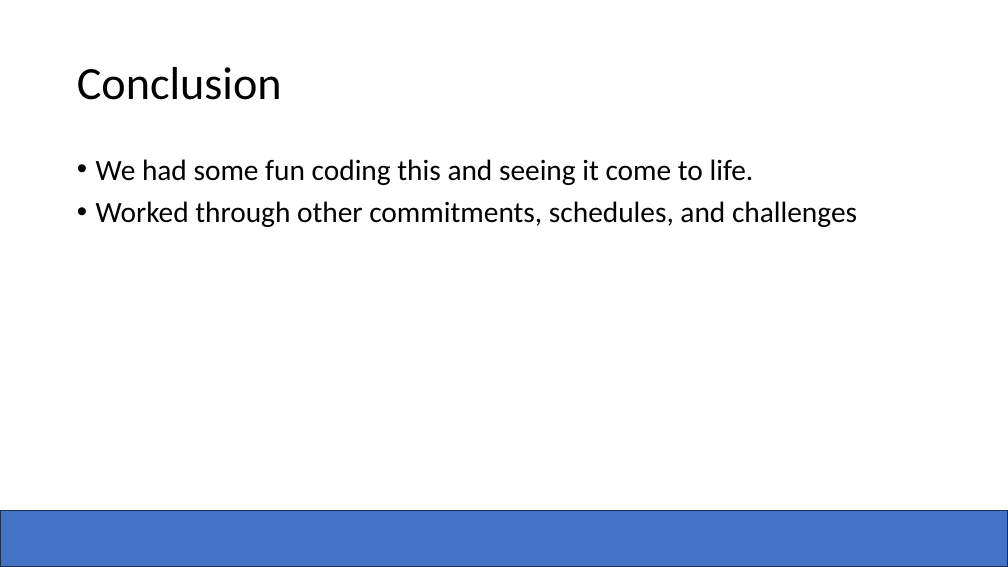
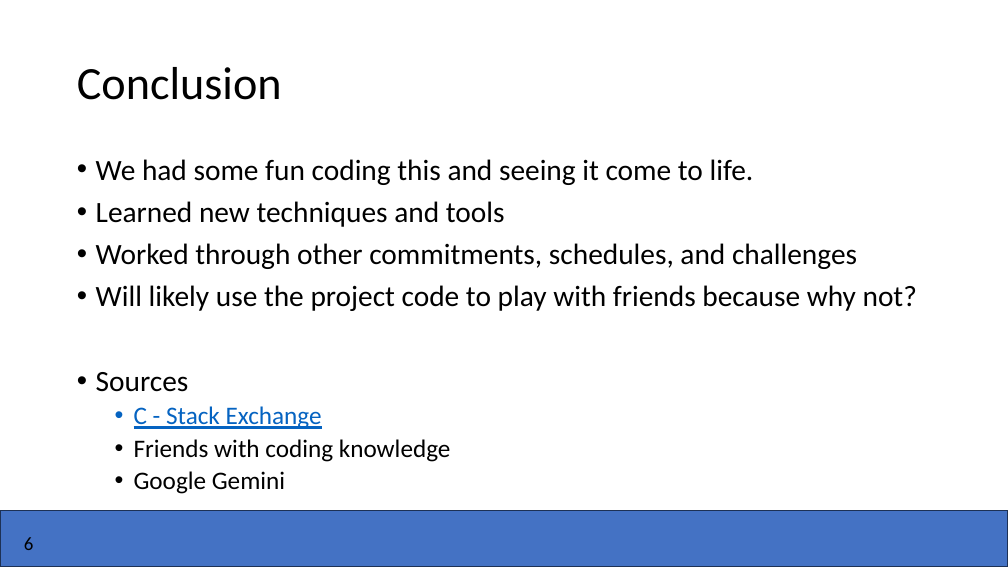
Before and after one commit to Zachadactyl/Connect-4_C, a slide deck: slide 6 of Four 2 Win.pptx. Drawn at 1008x567 pixels with LibreOffice and Linux fonts; fonts in the diff are those of the drawing; background and template pictures are left out. Boxes give left, top, right and bottom in pixels: in the first picture for what was removed or moved away, otherwise in the second. Text is boxed around its words. In the diff, an @@ line names an element or a change of style, - is before the commit and + after.

```diff
--- a/Four 2 Win.pptx
+++ b/Four 2 Win.pptx
@@ text at <box>96,201,505,227</box>: paragraph added @@
+• Learned new techniques and tools
@@ text at <box>96,285,917,494</box>: paragraphs added @@
+• Will likely use the project code to play with friends because why not?
+• Sources
+  • C - Stack Exchange
+  • Friends with coding knowledge
+  • Google Gemini
@@ text added at <box>24,537,34,550</box>, 18 pt, text #000000 @@
+6
```
Also in this commit, not shown: 6 other slides changed.
